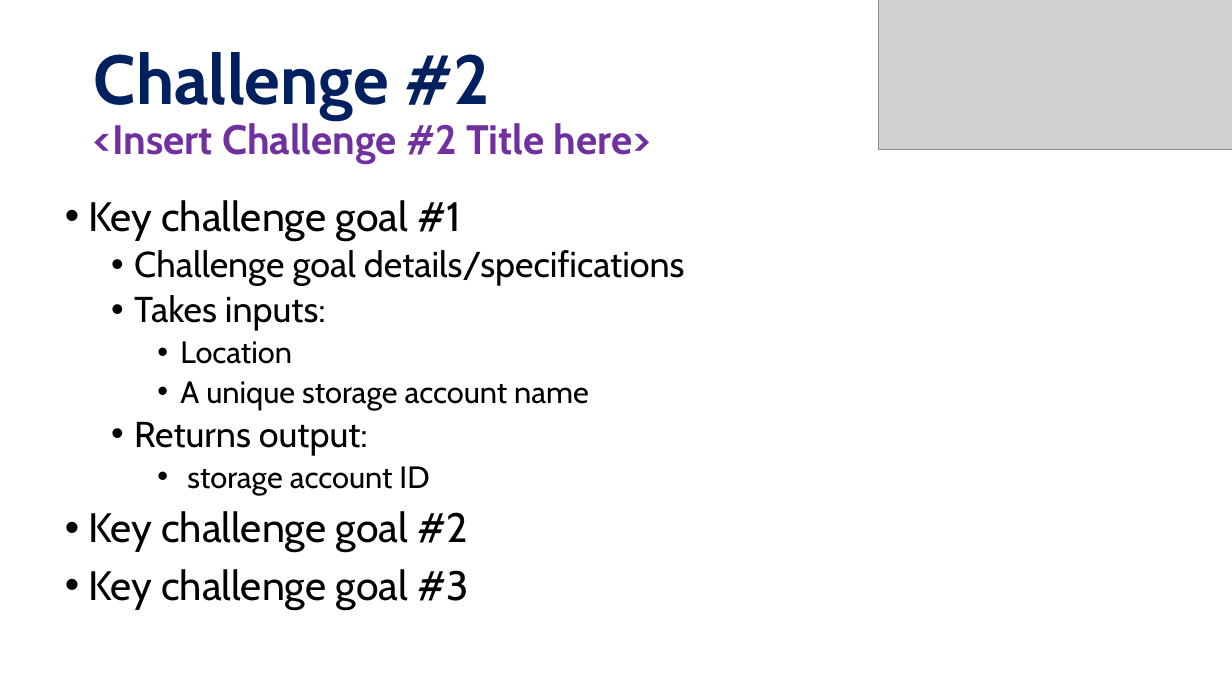
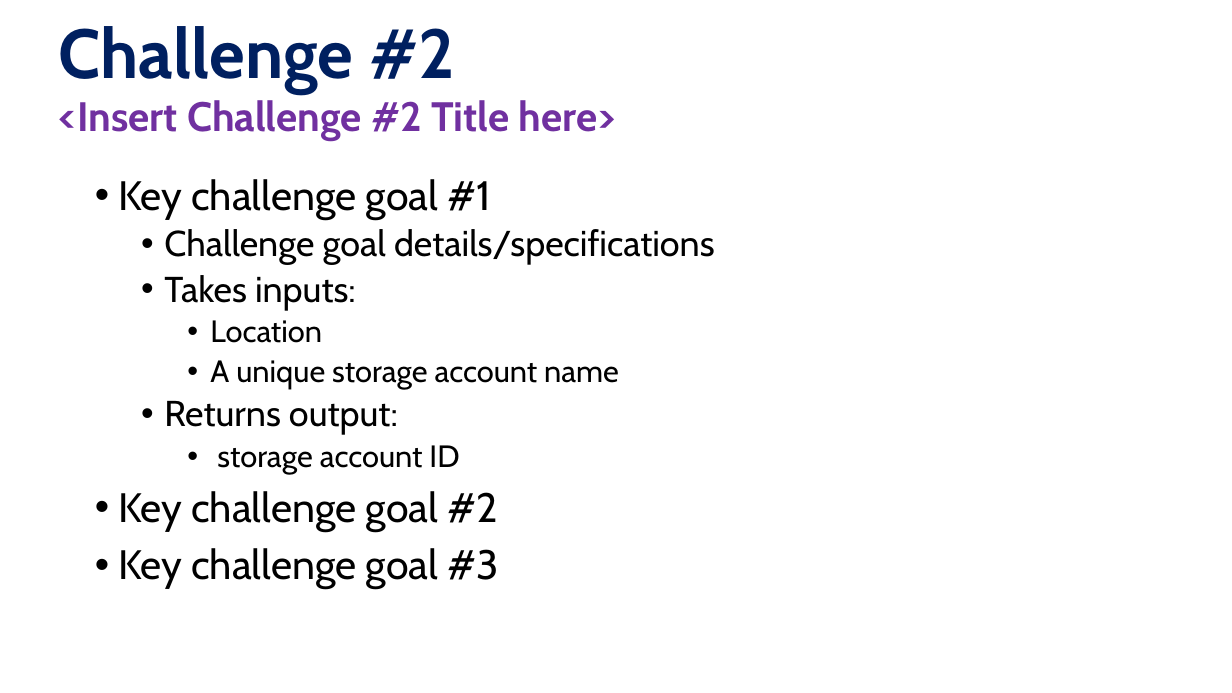
Before and after one commit to microsoft/WhatTheHack, a slide deck: slide 9 of xxx-IntroToKubernetes/Coach/Lectures.pptx. Drawn at 1232x693 pixels with LibreOffice and Linux fonts; fonts in the diff are those of the drawing; grey boxes stand for pictures; background and template pictures are left out. Boxes give left, top, right and bottom in pixels: in the first picture for what was removed or moved away, otherwise in the second. Text is boxed around its words. In the diff, an @@ line names an element or a change of style, - is before the commit and + after.

```diff
--- a/xxx-IntroToKubernetes/Coach/Lectures.pptx
+++ b/xxx-IntroToKubernetes/Coach/Lectures.pptx
@@ title "Challenge #2" at box(59, 26, 455, 93): vertical alignment middle to bottom @@
@@ title at box(59, 26, 455, 93): text changed; size 32 to 54 pt; text colour #7030A0 to #002060 @@
-Challenge #2
-<Insert Challenge #2 Title here>
+Challenge #2
@@ picture removed at box(879, 0, 1232, 149) @@
@@ text added at box(59, 100, 616, 141), 32 pt, text #7030A0, bold @@
+<Insert Challenge #2 Title here>
@@ text "Key challenge goal #1": place and size @@
-text "Key challenge goal #1" at box(88, 200, 685, 610)
+text "Key challenge goal #1" at box(118, 179, 715, 589)
```
Also in this commit, not shown: 11 other slides changed.
